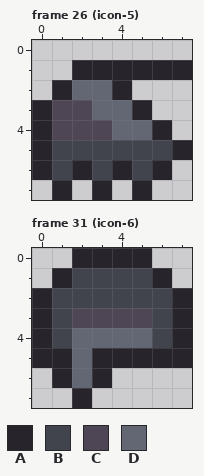
Edited in one commit: pixel-art file (art/ui/resources.ase). This is how it looked before the edit.
8x8 pixels, 35 frames. Shown: frame 26 (icon-5), frame 31 (icon-6). The commit also changed other frames, which this record leaves out.
Palette (. is transparent): A #28242b  B #42444d  C #4e4654  D #636673
Pixels before, frame 26 (icon-5), first column x 0:
1 ..AAAAAA
2 .ADDA...
3 ACCDDA..
4 ACCCDDA.
5 ABBBBBBA
6 ABABABA.
7 .A.A.A..
Pixels before, frame 31 (icon-6), first column x 0:
0 ..AAAA..
1 .ABBBBA.
2 ABBBBBBA
3 ABCCCCBA
4 ABDDDDBA
5 AADAAAAA
6 .ADA....
7 ..A.....
After the commit:
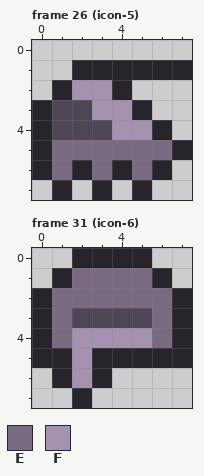
Colours new in this view: E #796c82  F #a492b0
Commit message: Recolor the unit icons, add hover states. This brings the unit icons inline with the palette usage changes.
Edits made:
Frame 26 (icon-5), layer "5/icon":
The author changed colour B to colour E in row 5 at x 1 to 6; in row 6 at x 1, 3 and 5.
The author changed colour D to colour F in row 2 at x 2 to 3; in row 3 at x 3 to 4; in row 4 at x 4 to 5.
Frame 31 (icon-6), layer "6/icon":
The author changed colour B to colour E in row 1 at x 2 to 5; in row 2 at x 1 to 6; in rows 3 to 4 at x 1 and 6.
The author changed colour D to colour F in row 4 at x 2 to 5; in rows 5 to 6 at x 2.
